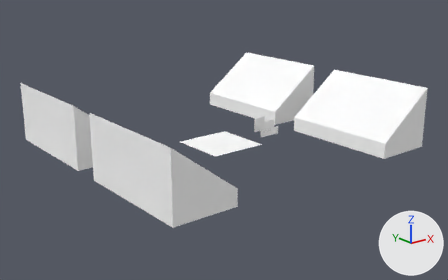
An edit to the Blender file blender/game.blend, drawn before and after from the same camera.
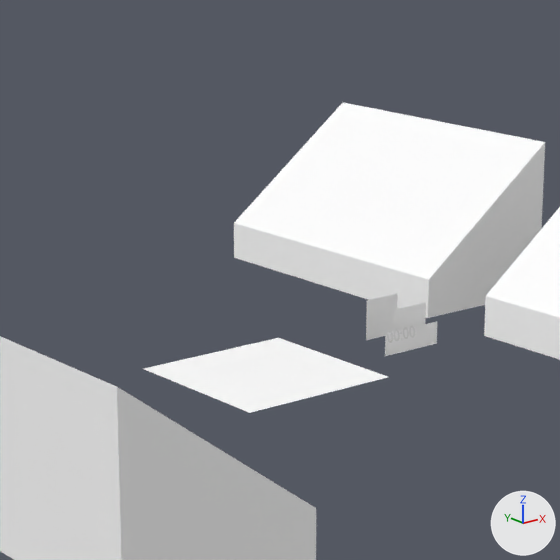
Each version appears first whole from a 50 mm lens placed at (-12.48, -15.79, 6.4), pointed at (-0.06, -0.27, 0.19), and next in a close-up on the part from 29% to 71% of the width and 6% to 74% of the height. The axes (+X, +Y, +Z) are drawn at lower right. The lights are the same throughout. The same objects are shown in both versions, whatever each file hides.

Objects in the first close-up: 'Menu', 'PHorse', 'Stage.000', 'Stage.001', 'Stage.002', 'Wing'.
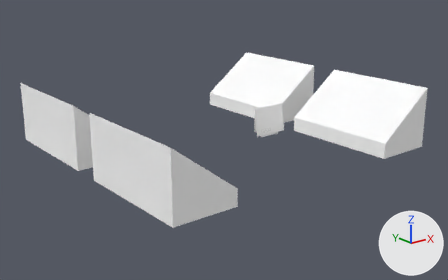
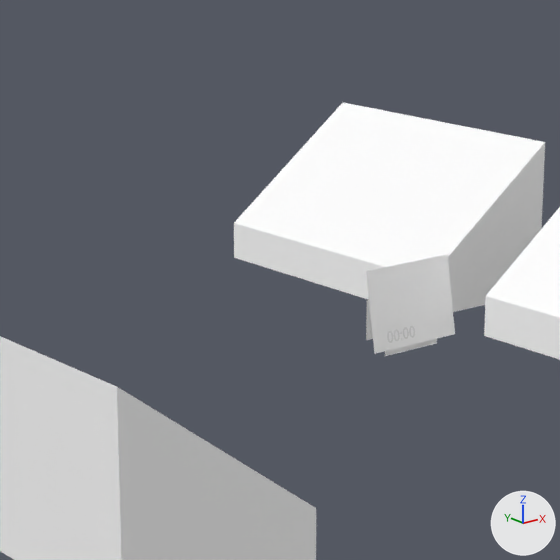
The change, as JSON lines over the scene's bpy script:
```json
{"op": "add", "block": "ob_menu", "code": "ob_menu.parent = ob_gui"}
{"op": "set", "path": "ob_menu.scale", "old": "(1.0, 1.0, 1.0)", "new": "(0.52, 0.39, 1.0)"}
{"op": "add", "block": "ob_gui", "code": ["ob_gui = bpy.data.objects.new('GUI', None)", "ob_gui.location = (2.0, -0.269, 0.533)", "ob_gui.rotation_euler = (1.396, 0.0, 0.0)  # degrees (80, 0, 0)", "ob_gui.scale = (1.25, 1.25, 1.0)"]}
```

Changed parts and their boxes (x1, y1, x2, y2) in the close-ups (560 x 560 px):
```json
{"object": "Menu", "change": "moved, rescaled", "before": [144, 338, 388, 413], "after": [366, 254, 455, 354], "on screen": "63% narrower, 33% taller"}
```
